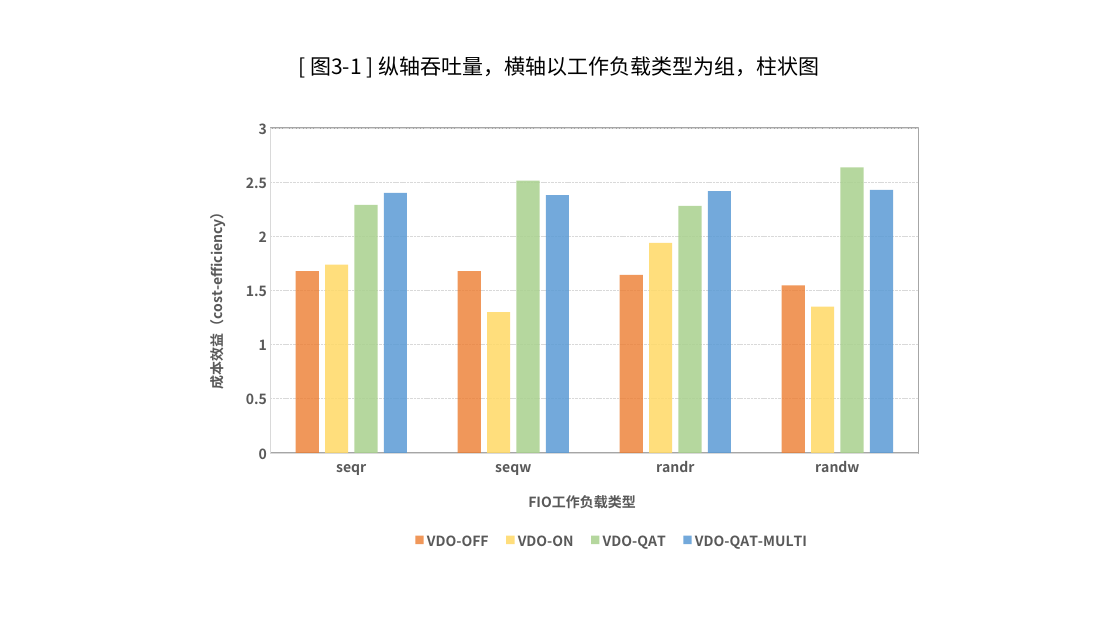
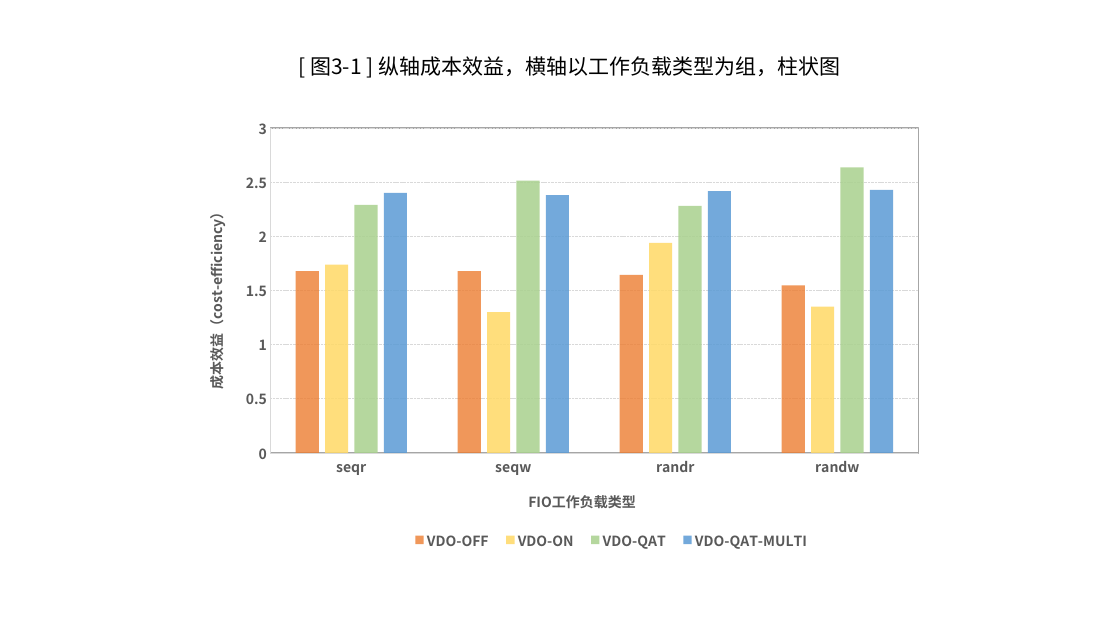
Before and after one commit to lingxu-wxw/intel-vdo-note, a slide deck: slide 6 of VDO测试图表.pptx (slide 4 before the commit). Drawn at 1120x630 pixels with LibreOffice and Linux fonts; fonts in the diff are those of the drawing. Boxes give left, top, right and bottom in pixels: in the first picture for what was removed or moved away, otherwise in the second. Text is boxed around its words. In the diff, an @@ line names an element or a change of style, - is before the commit and + after.

```diff
--- a/VDO测试图表.pptx
+++ b/VDO测试图表.pptx
@@ text at [310, 56, 840, 76]: text changed @@
-[ 图3-1 ] 纵轴吞吐量，横轴以工作负载类型为组，柱状图
+[ 图3-1 ] 纵轴成本效益，横轴以工作负载类型为组，柱状图
```
Also in this commit, not shown: 1 other slide changed, 2 slides added.
